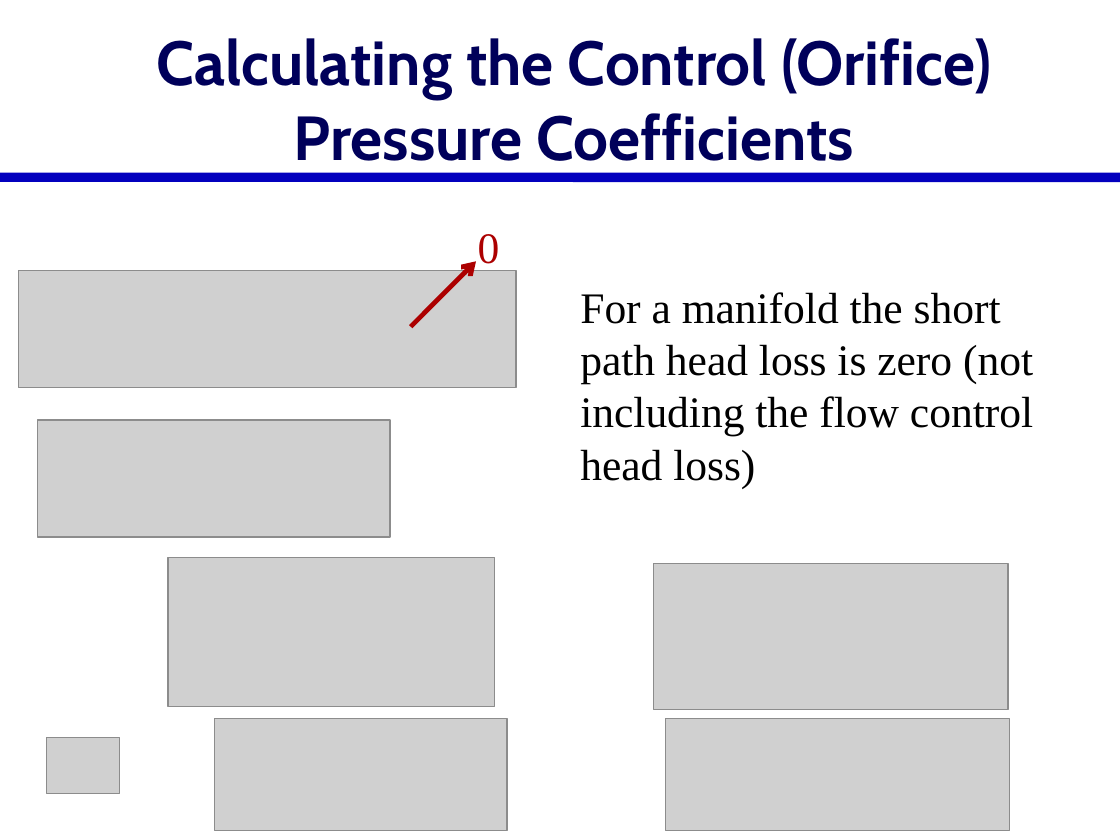
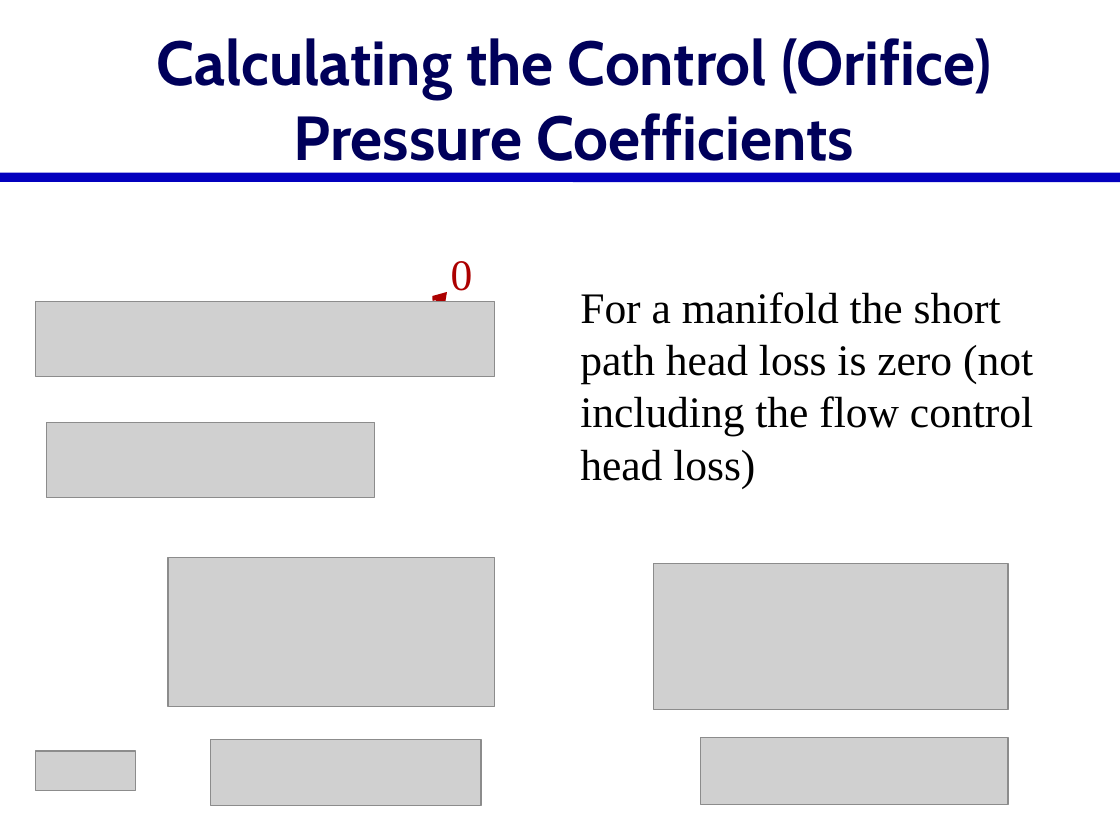
Before and after one commit to AguaClara/SWOT, a slide deck: slide 29 of Lectures/In Class/Manifolds.pptx (slide 21 before the commit). Drawn at 1120x840 pixels with LibreOffice and Linux fonts; fonts in the diff are those of the drawing; grey boxes stand for pictures; background and template pictures are left out. Boxes give left, top, right and bottom in pixels: in the first picture for what was removed or moved away, otherwise in the second. Text is boxed around its words. In the diff, an @@ line names an element or a change of style, - is before the commit and + after.

```diff
--- a/Lectures/In Class/Manifolds.pptx
+++ b/Lectures/In Class/Manifolds.pptx
@@ text "0" rewrapped from bbox=[478, 234, 500, 272] to bbox=[451, 261, 473, 291] @@
@@ arrow moved from (411, 327) - (476, 261) to (404, 339) - (447, 292) @@
@@ picture: place and size @@
-picture at bbox=[19, 271, 516, 389]
+picture at bbox=[36, 301, 495, 376]
@@ picture: place and size @@
-picture at bbox=[37, 420, 390, 538]
+picture at bbox=[47, 422, 375, 497]
@@ picture: place and size @@
-picture at bbox=[215, 719, 507, 831]
+picture at bbox=[211, 739, 480, 806]
@@ picture: place and size @@
-picture at bbox=[665, 719, 1009, 831]
+picture at bbox=[700, 737, 1008, 804]
@@ picture: place and size @@
-picture at bbox=[47, 737, 120, 793]
+picture at bbox=[36, 752, 136, 791]
```
Also in this commit, not shown: 17 other slides changed, 11 slides added, 4 other files.
